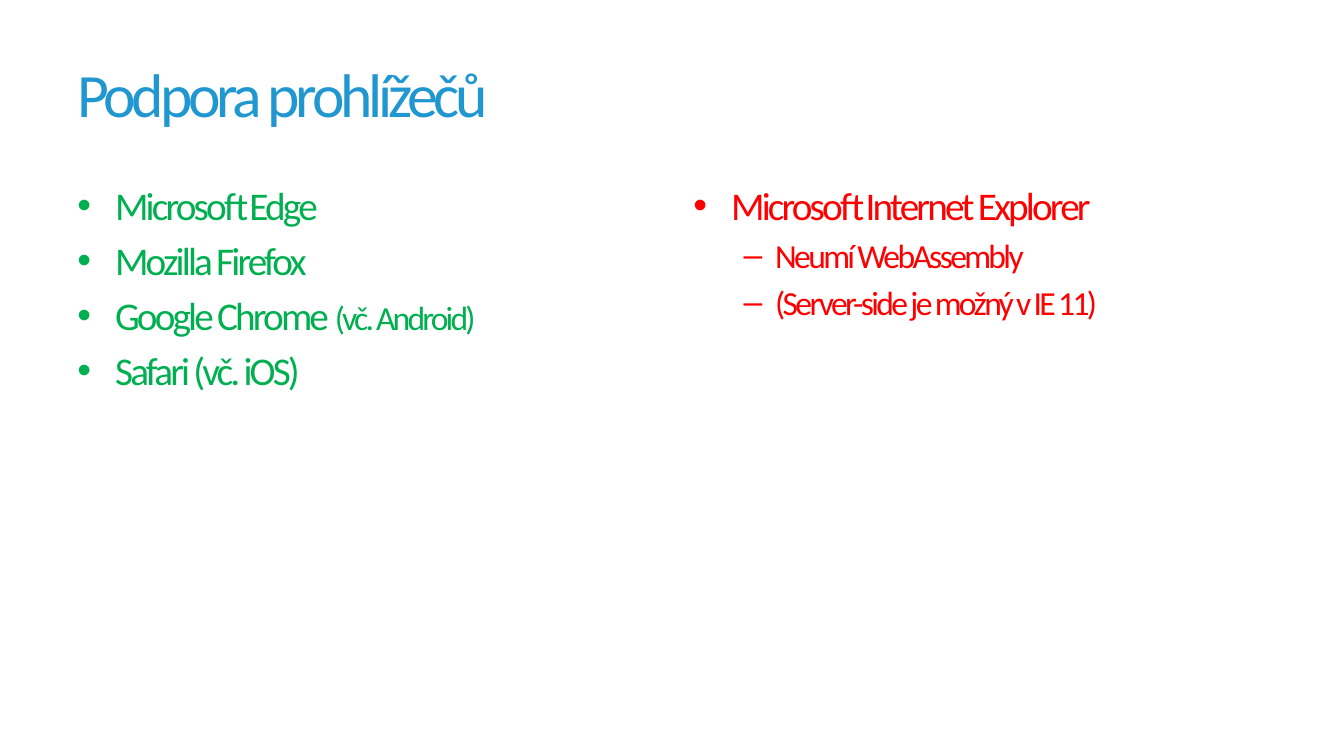
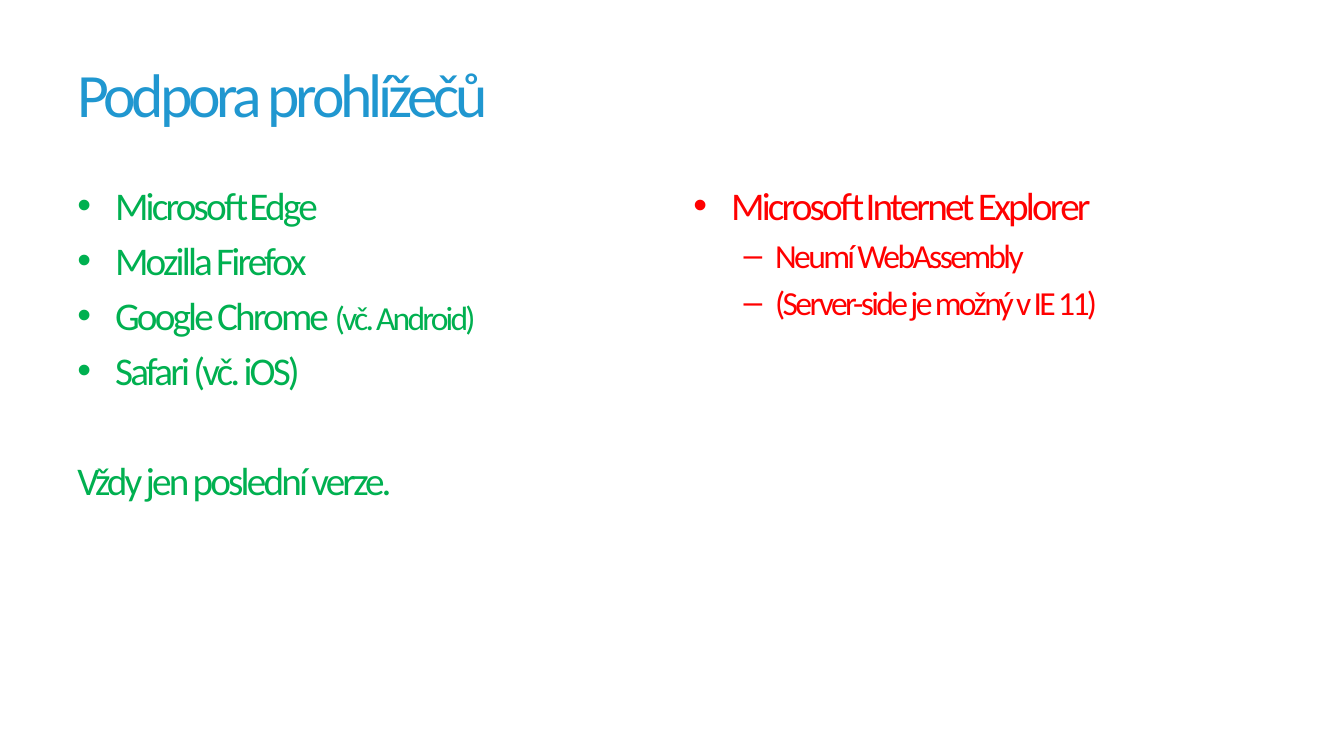
Before and after one commit to jirikanda/BlazorDemos, a slide deck: slide 14 of Presentation/01 - Blazor - Hostingové modely.pptx (slide 15 before the commit). Drawn at 1344x756 pixels with LibreOffice and Linux fonts; fonts in the diff are those of the drawing; background and template pictures are left out. Boxes give left, top, right and bottom in pixels: in the first picture for what was removed or moved away, otherwise in the second. Text is boxed around its words. In the diff, an @@ line names an element or a change of style, - is before the commit and + after.

```diff
--- a/Presentation/01 - Blazor - Hostingové modely.pptx
+++ b/Presentation/01 - Blazor - Hostingové modely.pptx
@@ text at <box>77,467,391,502</box>: paragraph added @@
+Vždy jen poslední verze.
```
Also in this commit, not shown: 2 slides added, 2 slides removed, 4 other files.
